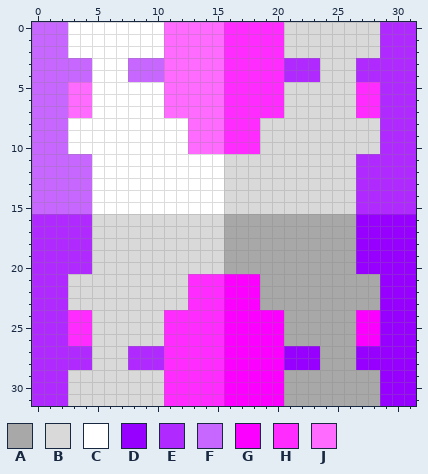
Edited in one commit: pixel-art sprite (static/res/wall.png). The picture above is the old version.
The file is 32x32 pixels.
Palette (. is transparent): A #a8a8a8  B #d9d9d9  C #ffffff  D #9700ff  E #b02aff  F #c867ff  G #fb00ff  H #ff2bff  J #ff6aff
Pixels before, first column x 0:
 0 FFFCCCCCCCCJJJJJHHHHHBBBBBBBBEEE
 1 FFFCCCCCCCCJJJJJHHHHHBBBBBBBBEEE
 2 FFFCCCCCCCCJJJJJHHHHHBBBBBBBBEEE
 3 FFFFFCCCFFFJJJJJHHHHHEEEBBBEEEEE
 4 FFFFFCCCFFFJJJJJHHHHHEEEBBBEEEEE
 5 FFFJJCCCCCCJJJJJHHHHHBBBBBBHHEEE
 6 FFFJJCCCCCCJJJJJHHHHHBBBBBBHHEEE
 7 FFFJJCCCCCCJJJJJHHHHHBBBBBBHHEEE
 8 FFFCCCCCCCCCCJJJHHHBBBBBBBBBBEEE
 9 FFFCCCCCCCCCCJJJHHHBBBBBBBBBBEEE
10 FFFCCCCCCCCCCJJJHHHBBBBBBBBBBEEE
11 FFFFFCCCCCCCCCCCBBBBBBBBBBBEEEEE
12 FFFFFCCCCCCCCCCCBBBBBBBBBBBEEEEE
13 FFFFFCCCCCCCCCCCBBBBBBBBBBBEEEEE
14 FFFFFCCCCCCCCCCCBBBBBBBBBBBEEEEE
15 FFFFFCCCCCCCCCCCBBBBBBBBBBBEEEEE
16 EEEEEBBBBBBBBBBBAAAAAAAAAAADDDDD
17 EEEEEBBBBBBBBBBBAAAAAAAAAAADDDDD
18 EEEEEBBBBBBBBBBBAAAAAAAAAAADDDDD
19 EEEEEBBBBBBBBBBBAAAAAAAAAAADDDDD
20 EEEEEBBBBBBBBBBBAAAAAAAAAAADDDDD
21 EEEBBBBBBBBBBHHHGGGAAAAAAAAAADDD
22 EEEBBBBBBBBBBHHHGGGAAAAAAAAAADDD
23 EEEBBBBBBBBBBHHHGGGAAAAAAAAAADDD
24 EEEHHBBBBBBHHHHHGGGGGAAAAAAGGDDD
25 EEEHHBBBBBBHHHHHGGGGGAAAAAAGGDDD
26 EEEHHBBBBBBHHHHHGGGGGAAAAAAGGDDD
27 EEEEEBBBEEEHHHHHGGGGGDDDAAADDDDD
28 EEEEEBBBEEEHHHHHGGGGGDDDAAADDDDD
29 EEEBBBBBBBBHHHHHGGGGGAAAAAAAADDD
30 EEEBBBBBBBBHHHHHGGGGGAAAAAAAADDD
31 EEEBBBBBBBBHHHHHGGGGGAAAAAAAADDD
After:
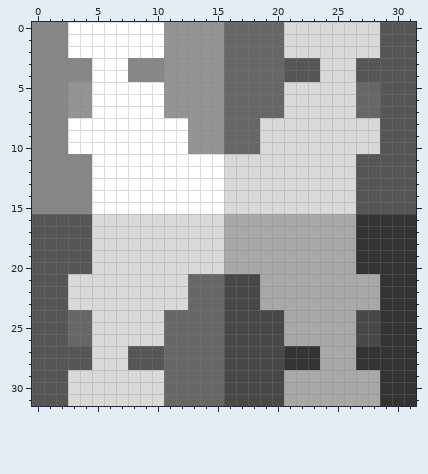
Changes in this commit:
colour D: #9700ff -> #333333
colour E: #b02aff -> #565656
colour F: #c867ff -> #878787
colour G: #fb00ff -> #484848
colour H: #ff2bff -> #676767
colour J: #ff6aff -> #949494
